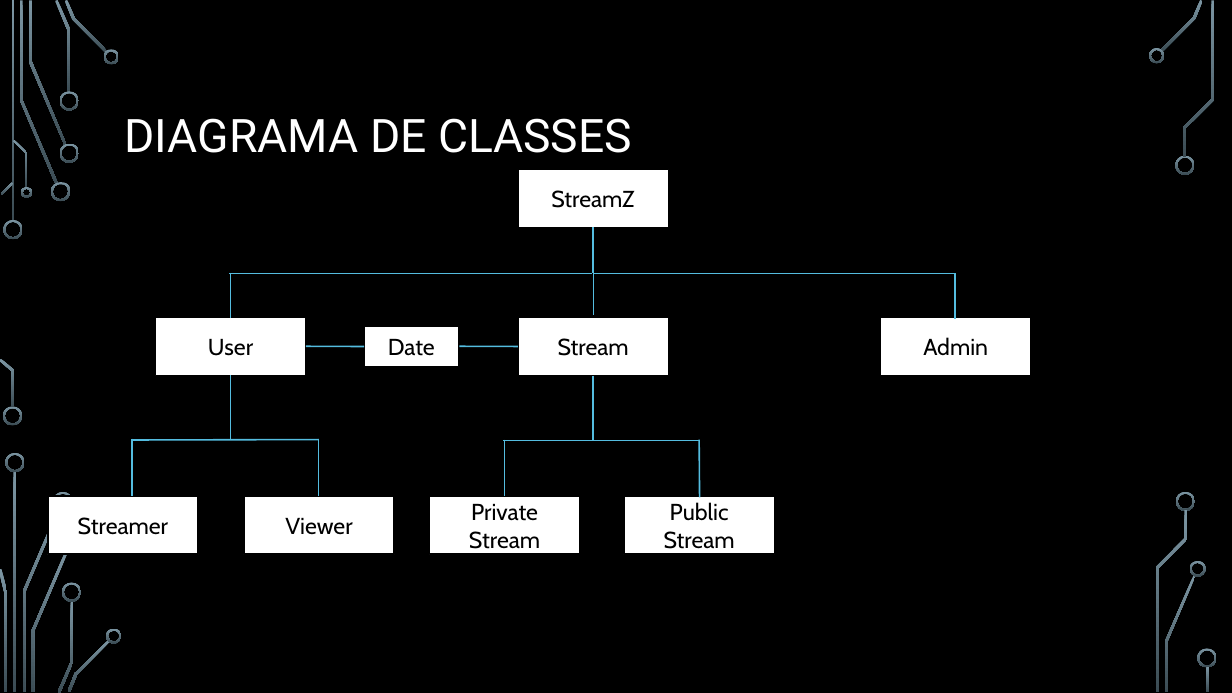
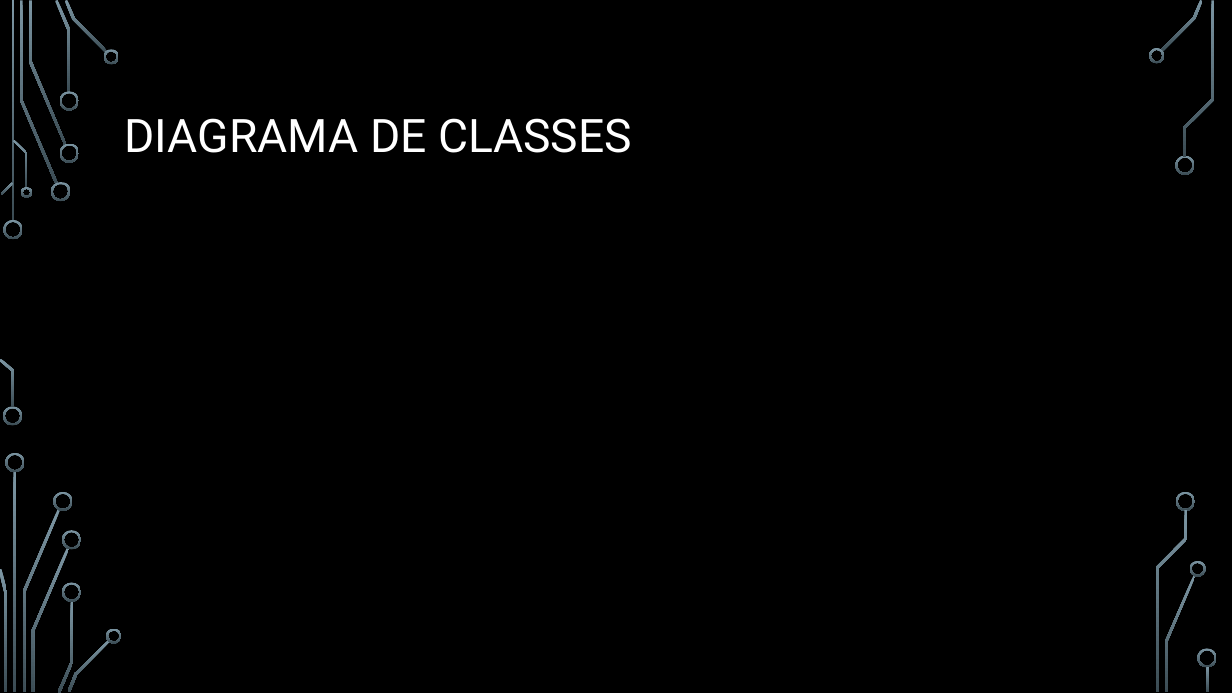
Before and after one commit to BrunoRosendo/StreamZ-AEDA-proj-, a slide deck: slide 6 of StreamZ.pptx. Drawn at 1232x693 pixels with LibreOffice and Linux fonts; fonts in the diff are those of the drawing; background and template pictures are left out. Boxes give left, top, right and bottom in pixels: in the first picture for what was removed or moved away, otherwise in the second. Text is boxed around its words. In the diff, an @@ line names an element or a change of style, - is before the commit and + after.

```diff
--- a/StreamZ.pptx
+++ b/StreamZ.pptx
@@ rectangle removed at [518, 169, 668, 227] @@
-StreamZ
@@ line removed from (593, 227) to (593, 273) @@
@@ line removed from (229, 274) to (592, 274) @@
@@ line removed from (231, 273) to (231, 318) @@
@@ line removed from (593, 270) to (593, 315) @@
@@ line removed from (593, 274) to (956, 274) @@
@@ line removed from (955, 274) to (955, 319) @@
@@ rectangle removed at [155, 318, 306, 376] @@
-User
@@ rectangle removed at [364, 326, 458, 368] @@
-Date
@@ rectangle removed at [518, 317, 668, 375] @@
-Stream
@@ rectangle removed at [881, 317, 1031, 375] @@
-Admin
@@ line removed from (306, 347) to (364, 347) @@
@@ line removed from (459, 347) to (518, 347) @@
@@ line removed from (231, 375) to (231, 440) @@
@@ line removed from (593, 376) to (593, 441) @@
@@ line removed from (131, 440) to (319, 440) @@
@@ line removed from (132, 439) to (132, 496) @@
@@ line removed from (319, 439) to (319, 496) @@
@@ line removed from (504, 441) to (699, 441) @@
@@ line removed from (505, 440) to (505, 496) @@
@@ line removed from (700, 440) to (700, 497) @@
@@ rectangle removed at [48, 496, 199, 555] @@
-Streamer
@@ rectangle removed at [244, 496, 395, 555] @@
-Viewer
@@ rectangle removed at [430, 496, 580, 555] @@
-Private Stream
@@ rectangle removed at [624, 496, 775, 555] @@
-Public Stream
@@ freeform shape added at [62, 531, 81, 550], fill gradient #7C96A3 to #3B4C54 @@
```
Also in this commit, not shown: 10 other slides changed, 3 slides added, 1 slide removed.
